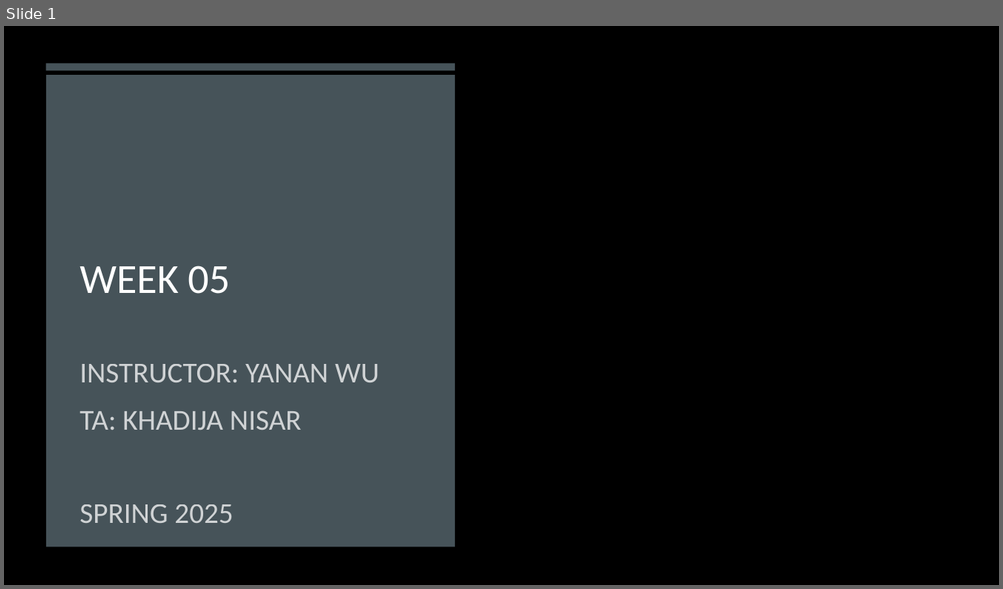
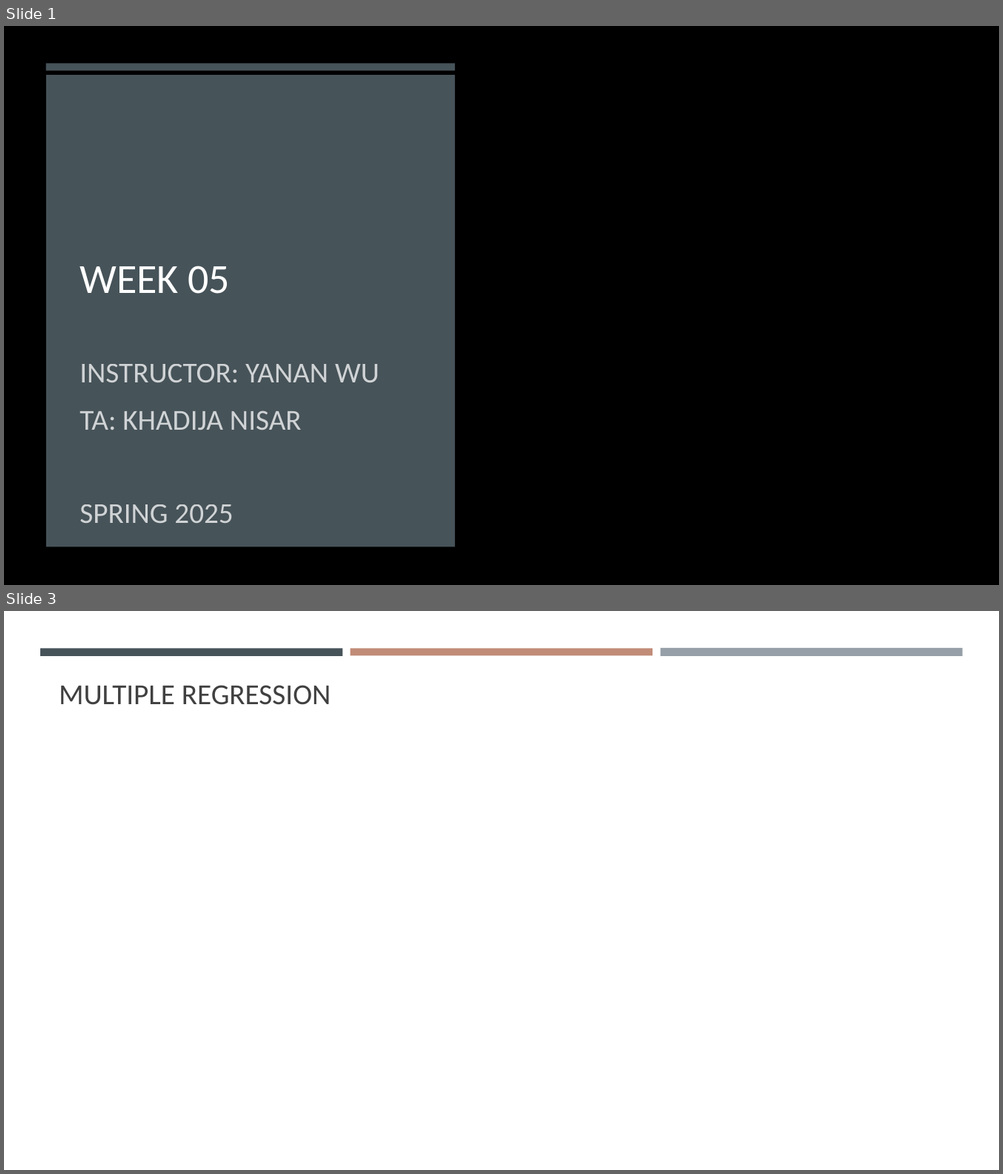
Before and after one commit to gisynw/geog-247, a slide deck: docs/Lectures/Week05/Week05_MultipleRegression.pptx. Shown one above the other, each under a label of ours: slide 1 before the commit, slides 1 and 3 after it; the slides between them are not shown. The pictures are 1003x589 and 1003x1174 pixels, drawn with LibreOffice and Linux fonts; fonts in the diff are those of the drawing; grey boxes stand for pictures; background and template pictures are left out. Boxes give left, top, right and bottom in pixels: in the first picture for what was removed or moved away, otherwise in the second. Text is boxed around its words. In the diff, an @@ line names an element or a change of style, - is before the commit and + after.

```diff
--- a/docs/Lectures/Week05/Week05_MultipleRegression.pptx
+++ b/docs/Lectures/Week05/Week05_MultipleRegression.pptx
@@ slide 3 added at bbox=[4, 611, 999, 1170], background #FFFFFF @@
@@ rectangle added at bbox=[40, 648, 343, 655], fill #465359 @@
@@ rectangle added at bbox=[350, 648, 652, 655], fill #C18C78 @@
@@ rectangle added at bbox=[660, 648, 962, 657], fill #969FA7 @@
@@ title added at bbox=[59, 685, 331, 705], 28 pt, text #404040 @@
+MULTIPLE REGRESSION
```
Also in this commit, not shown: 1 slide changed, 15 other slides added, 2 slides removed, 11 other files.
